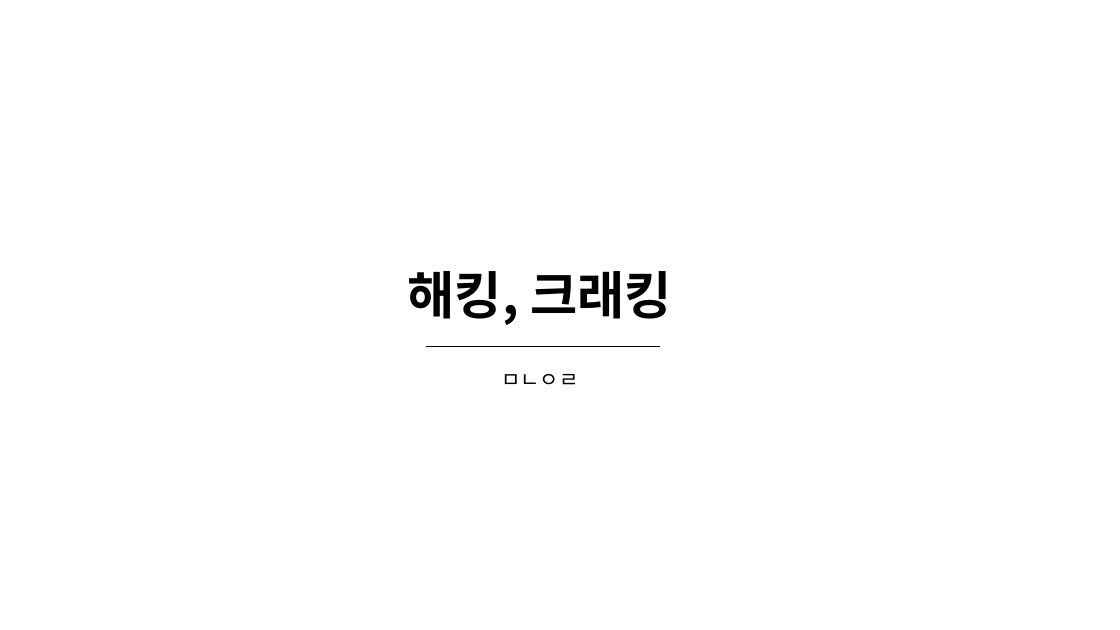
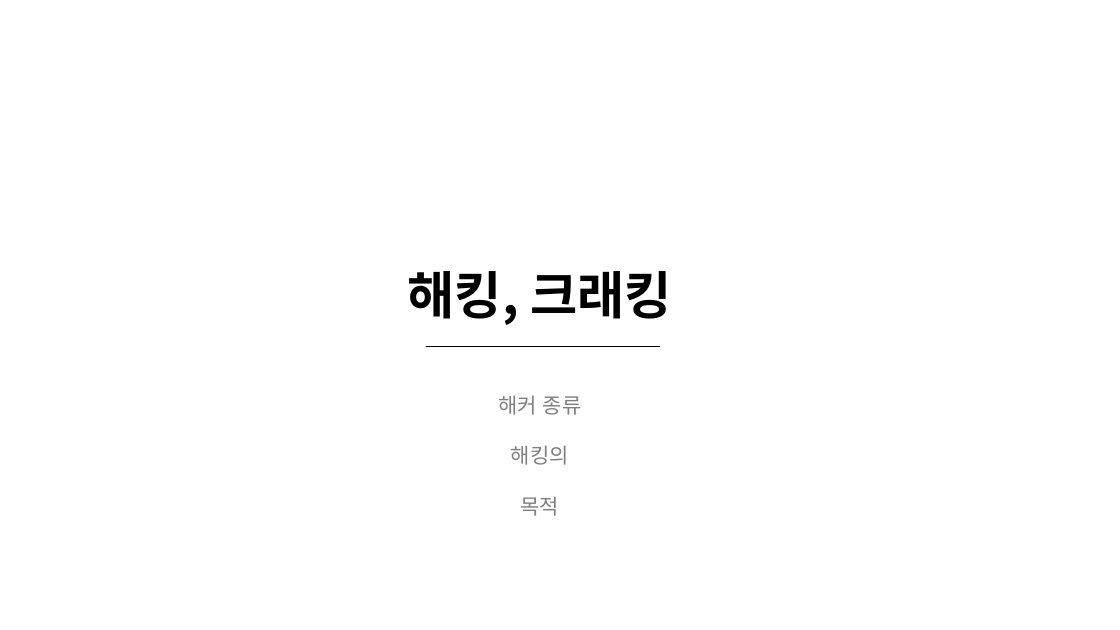
Before and after one commit to sky7th/White-Hat-Python, a slide deck: slide 2 of White Hat Python-1.pptx. Drawn at 1120x630 pixels with LibreOffice and Linux fonts; fonts in the diff are those of the drawing. Boxes give left, top, right and bottom in pixels: in the first picture for what was removed or moved away, otherwise in the second. Text is boxed around its words. In the diff, an @@ line names an element or a change of style, - is before the commit and + after.

```diff
--- a/White Hat Python-1.pptx
+++ b/White Hat Python-1.pptx
@@ text removed at (x1=501, y1=374, x2=578, y2=385) @@
-ㅁㄴㅇㄹ
@@ text added at (x1=498, y1=395, x2=582, y2=516), 18 pt, text #808080 @@
+해커 종류
+해킹의 목적
```
Also in this commit, not shown: 2 other slides changed, 25 slides added, 10 other files.
